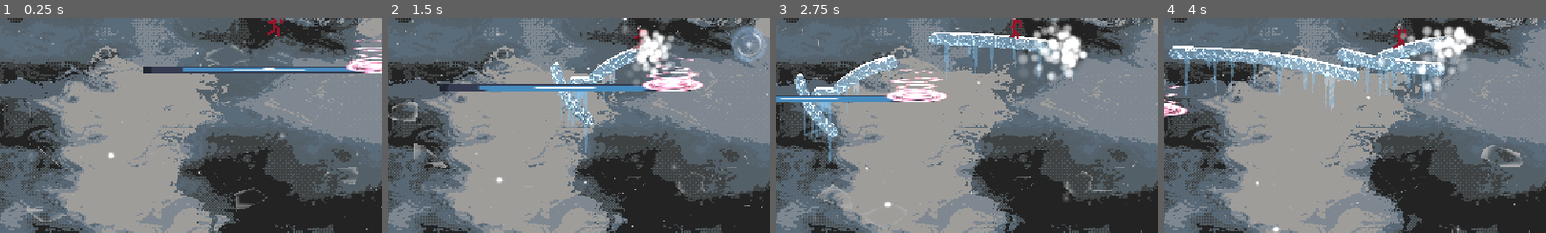
Above: before the commit, frames 1-4 (left to right).
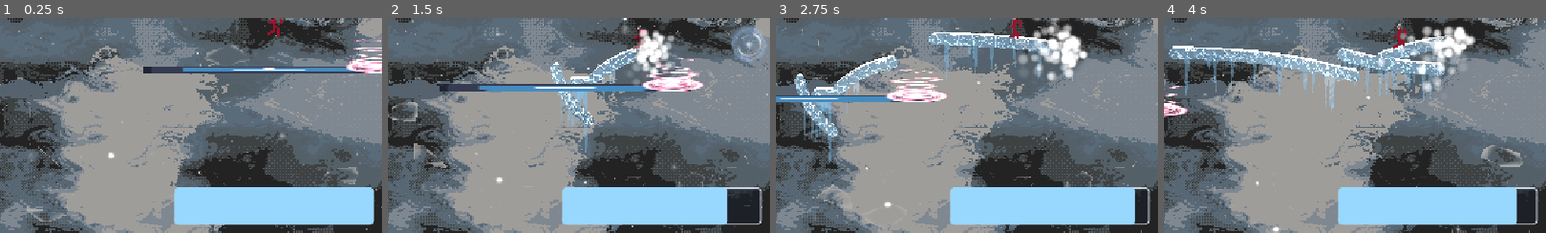
Above: after the commit, the same moments.

Repository: Zepeacedust/snow-game
Game: Godot game, scene res://TestingPlayground.tscn
The game is run twice, just before and just after one commit, with the same random seed, the same clock (stepped at 60 frames per second) and the same inputs. The engine's default icon, where the game draws it, is replaced by a stand-in: a white triangle on a blue panel in a dark square.
Inputs:
- Up to frame 1 (0.25 s): no input
- Up to frame 2 (1.5 s): hold Shift (bridge) 0.53-1.28 s; hold Right (right) from 0.53 s (still down); tap Space (jump) at 0.77 s; tap Shift (bridge) at 1.35 s
- Up to frame 3 (2.75 s): tap Space (jump) at 1.52 s; release Right (right) at 2.03 s; hold Left (left) from 2.03 s (still down); hold Shift (bridge) from 2.03 s (still down)
- Up to frame 4 (4 s): release Left (left) at 2.78 s; release Shift (bridge) at 2.78 s; hold Right (right) from 2.78 s (still down); tap Shift (bridge) at 2.85 s; tap Space (jump) at 3.02, 3.77 s; hold Shift (bridge) from 3.53 s (still down)
The pictures show only the part of the screen within x 14-64%, y 47-97%; the shares and areas given below are measured in that part.

The runs differ from the first frame. In frame 1, 9.3% of the frame differs, in the area x 45-98%, y 78-97%; in frame 2, 8.1%; in frame 3, 8.8%; in frame 4, 8.6%.

Commit message:
MeterBar Added

Diff:
--- a/scenes/player.tscn
+++ b/scenes/player.tscn
@@ -24,6 +24,25 @@
 _data = {
 &"walk": SubResource("Animation_hqtel")
 }
+
+[sub_resource type="StyleBoxFlat" id="StyleBoxFlat_meterbg"]
+bg_color = Color(0.1, 0.12, 0.16, 0.6)
+border_width_left = 2
+border_width_top = 2
+border_width_right = 2
+border_width_bottom = 2
+border_color = Color(0.9, 0.95, 1, 0.8)
+corner_radius_top_left = 6
+corner_radius_top_right = 6
+corner_radius_bottom_right = 6
+corner_radius_bottom_left = 6
+
+[sub_resource type="StyleBoxFlat" id="StyleBoxFlat_meterfill"]
+bg_color = Color(0.6, 0.85, 1, 1)
+corner_radius_top_left = 6
+corner_radius_top_right = 6
+corner_radius_bottom_right = 6
+corner_radius_bottom_left = 6
 
 [node name="CharacterBody2D" type="CharacterBody2D" unique_id=487467837]
 script = ExtResource("1_onrkg")
@@ -86,7 +105,7 @@
 
 [node name="Hand2Line" parent="Node2D" unique_id=1400154858 node_paths=PackedStringArray("things") instance=ExtResource("3_hqtel")]
 position = Vector2(-1.142334, -37.486237)
-points = PackedVector2Array(1.4359888, -2.5126877, 1.4359888, -2.5126877, 6.3601613, 24.034441, -19.857634, 30.48617)
+points = PackedVector2Array(1.4359888, -2.5126877, 1.4359888, -2.5126877, 6.3601584, 24.034443, -19.857635, 30.48618)
 default_color = Color(0.9647059, 0.52156866, 0.627451, 1)
 things = [NodePath("../../PlayerSkeleton/Hip/Chest"), NodePath("../../PlayerSkeleton/Hip/Chest/Arm2"), NodePath("../../PlayerSkeleton/Hip/Chest/Arm2/Hand2"), NodePath("../../PlayerSkeleton/Hip/Chest/Arm2/Hand2/Bone2D")]
 
@@ -120,12 +139,12 @@
 [node name="Bone2D" type="Bone2D" parent="PlayerSkeleton/Hip/Chest/Arm1/Hand1" unique_id=1528585176]
 position = Vector2(-27, 0)
 rotation = 0.24614133
-scale = Vector2(0.9999997, 0.9999997)
+scale = Vector2(0.99999964, 0.99999964)
 rest = Transform2D(1, 0, 0, 1, -27, 0)
 
 [node name="Arm2" type="Bone2D" parent="PlayerSkeleton/Hip/Chest" unique_id=1421831911 node_paths=PackedStringArray("kinematicChain", "kinematicTarget")]
-rotation = 1.3800514
-scale = Vector2(0.99999833, 0.99999833)
+rotation = 1.3800515
+scale = Vector2(0.9999984, 0.9999984)
 rest = Transform2D(1, 0, 0, 1, 0, 0)
 script = ExtResource("4_sweqy")
 kinematicChain = [NodePath("."), NodePath("Hand2"), NodePath("Hand2/Bone2D")]
@@ -133,7 +152,7 @@
 
 [node name="Hand2" type="Bone2D" parent="PlayerSkeleton/Hip/Chest/Arm2" unique_id=1255334076]
 position = Vector2(27, 0)
-rotation = 1.512912
+rotation = 1.5129117
 rest = Transform2D(1, 0, 0, 1, 27, 0)
 auto_calculate_length_and_angle = false
 length = 24.974
@@ -186,13 +205,13 @@
 
 [node name="Foot2" type="Bone2D" parent="PlayerSkeleton/Hip/Leg2" unique_id=1958200003]
 position = Vector2(0, 30)
-rotation = 0.8462742
+rotation = 0.84627426
 rest = Transform2D(1, 0, 0, 1, 0, 30)
 
 [node name="Bone2D" type="Bone2D" parent="PlayerSkeleton/Hip/Leg2/Foot2" unique_id=1842496190]
 position = Vector2(0, 30)
 rotation = -0.12080071
-scale = Vector2(0.99999976, 0.99999976)
+scale = Vector2(0.9999997, 0.9999997)
 rest = Transform2D(1, 0, 0, 1, 0, 30)
 
 [node name="Hand1Target" type="Marker2D" parent="PlayerSkeleton" unique_id=366929813]
@@ -209,3 +228,21 @@
 
 [node name="AnimationPlayer" type="AnimationPlayer" parent="." unique_id=885558795]
 libraries/ = SubResource("AnimationLibrary_sweqy")
+
+[node name="HUD" type="CanvasLayer" parent="." unique_id=1700000001]
+
+[node name="MeterBar" type="ProgressBar" parent="HUD" unique_id=1700000002]
+anchors_preset = -1
+anchor_left = 0.5
+anchor_top = 0.9
+anchor_right = 0.5
+anchor_bottom = 0.95
+offset_left = -150.0
+offset_top = -24.0
+offset_right = 150.0
+grow_horizontal = 2
+grow_vertical = 0
+theme_override_styles/background = SubResource("StyleBoxFlat_meterbg")
+theme_override_styles/fill = SubResource("StyleBoxFlat_meterfill")
+value = 100.0
+show_percentage = false
--- a/scripts/player_movement.gd
+++ b/scripts/player_movement.gd
@@ -25,10 +25,12 @@
 var bridge_index : int
 
 @onready var meter_particles : CPUParticles2D = $Meter
+@onready var meter_bar : ProgressBar = $HUD/MeterBar
 @onready var current_meter : float = max_meter
 
 func _ready() -> void:
 	SignalHub.refresh_ice.connect(refresh_ice)
+	meter_bar.max_value = max_meter
 # Find the point where the players foot is supposed to be
 func determine_foot_loc() -> Vector2:
 	var forward = velocity.normalized()
@@ -99,6 +101,9 @@
 	move_and_slide()
 	current_meter = min(max_meter,current_meter + meter_recharge)
 
+func _process(_delta: float) -> void:
+	meter_bar.value = current_meter
+
 func _physics_process(delta: float) -> void:
 	# Add the gravity.
 	var direction := Input.get_vector("left", "right", "up", "down")
